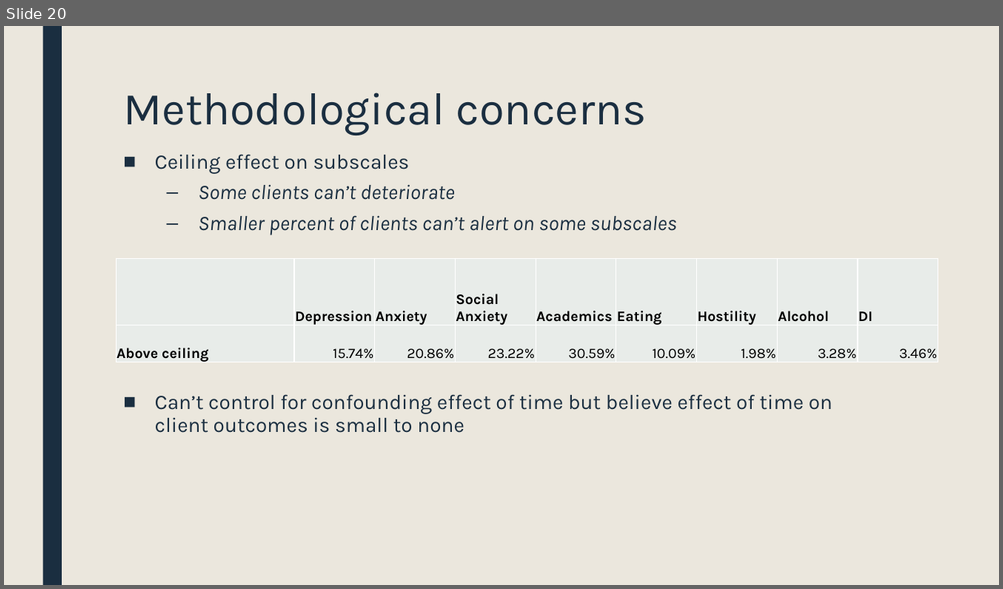
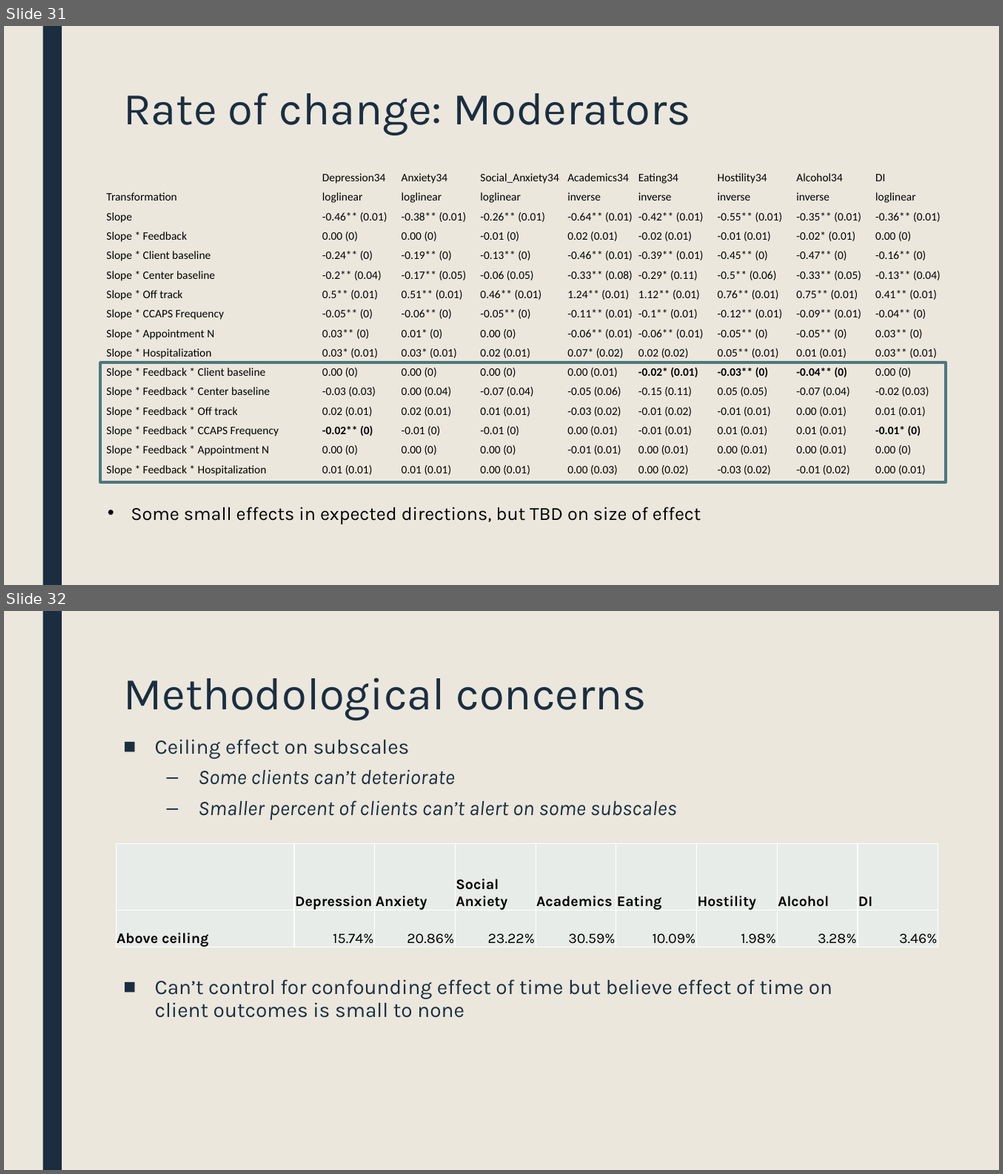
Before and after one commit to rbjanis/Dissertation, a slide deck: presentations/proposal/dissertation-proposal.pptx. Shown one above the other, each under a label of ours: slide 20 before the commit, slides 31 and 32 after it. The pictures are 1003x589 and 1003x1174 pixels, drawn with LibreOffice and Linux fonts; fonts in the diff are those of the drawing. Boxes give left, top, right and bottom in pixels: in the first picture for what was removed or moved away, otherwise in the second. Text is boxed around its words. In the diff, an @@ line names an element or a change of style, - is before the commit and + after.

```diff
--- a/presentations/proposal/dissertation-proposal.pptx
+++ b/presentations/proposal/dissertation-proposal.pptx
@@ slide 31 added at box(4, 26, 999, 585), background #EBE7DD; not listed: 1 template element that a slide beside it also shows @@
@@ title added at box(123, 93, 691, 136), 44 pt, text #1A2E40 @@
+Rate of change: Moderators
@@ table added at box(106, 149, 955, 479), 16 rows, 9 columns @@
+ | Depression34 | Anxiety34 | Social_Anxiety34 | Academics34 | Eating34 | Hostility34 | Alcohol34 | DI
+Transformation | loglinear | loglinear | loglinear | inverse | inverse | inverse | inverse | loglinear
+Slope | -0.46** (0.01) | -0.38** (0.01) | -0.26** (0.01) | -0.64** (0.01) | -0.42** (0.01) | -0.55** (0.01) | -0.35** (0.01) | -0.36** (0.01)
+Slope * Feedback | 0.00 (0) | 0.00 (0) | -0.01 (0) | 0.02 (0.01) | -0.02 (0.01) | -0.01 (0.01) | -0.02* (0.01) | 0.00 (0)
+Slope * Client baseline | -0.24** (0) | -0.19** (0) | -0.13** (0) | -0.46** (0.01) | -0.39** (0.01) | -0.45** (0) | -0.47** (0) | -0.16** (0)
+Slope * Center baseline | -0.2** (0.04) | -0.17** (0.05) | -0.06 (0.05) | -0.33** (0.08) | -0.29* (0.11) | -0.5** (0.06) | -0.33** (0.05) | -0.13** (0.04)
+Slope * Off track | 0.5** (0.01) | 0.51** (0.01) | 0.46** (0.01) | 1.24** (0.01) | 1.12** (0.01) | 0.76** (0.01) | 0.75** (0.01) | 0.41** (0.01)
+Slope * CCAPS Frequency | -0.05** (0) | -0.06** (0) | -0.05** (0) | -0.11** (0.01) | -0.1** (0.01) | -0.12** (0.01) | -0.09** (0.01) | -0.04** (0)
+Slope * Appointment N | 0.03** (0) | 0.01* (0) | 0.00 (0) | -0.06** (0.01) | -0.06** (0.01) | -0.05** (0) | -0.05** (0) | 0.03** (0)
+Slope * Hospitalization | 0.03* (0.01) | 0.03* (0.01) | 0.02 (0.01) | 0.07* (0.02) | 0.02 (0.02) | 0.05** (0.01) | 0.01 (0.01) | 0.03** (0.01)
+Slope * Feedback * Client baseline | 0.00 (0) | 0.00 (0) | 0.00 (0) | 0.00 (0.01) | -0.02* (0.01) | -0.03** (0) | -0.04** (0) | 0.00 (0)
+Slope * Feedback * Center baseline | -0.03 (0.03) | 0.00 (0.04) | -0.07 (0.04) | -0.05 (0.06) | -0.15 (0.11) | 0.05 (0.05) | -0.07 (0.04) | -0.02 (0.03)
+Slope * Feedback * Off track | 0.02 (0.01) | 0.02 (0.01) | 0.01 (0.01) | -0.03 (0.02) | -0.01 (0.02) | -0.01 (0.01) | 0.00 (0.01) | 0.01 (0.01)
+Slope * Feedback * CCAPS Frequency | -0.02** (0) | -0.01 (0) | -0.01 (0) | 0.00 (0.01) | -0.01 (0.01) | 0.01 (0.01) | 0.01 (0.01) | -0.01* (0)
+Slope * Feedback * Appointment N | 0.00 (0) | 0.00 (0) | 0.00 (0) | -0.01 (0.01) | 0.00 (0.01) | 0.00 (0.01) | 0.00 (0.01) | 0.00 (0)
+Slope * Feedback * Hospitalization | 0.01 (0.01) | 0.01 (0.01) | 0.00 (0.01) | 0.00 (0.03) | 0.00 (0.02) | -0.03 (0.02) | -0.01 (0.02) | 0.00 (0.01)
@@ rectangle added at box(100, 363, 945, 482), outline #4E777F 2.75 pt @@
@@ text added at box(131, 507, 701, 525), 18 pt, text #000000 @@
+• Some small effects in expected directions, but TBD on size of effect
@@ what was slide 20 is now slide 32 @@
```
Also in this commit, not shown: 10 slides changed, 11 other slides added.
